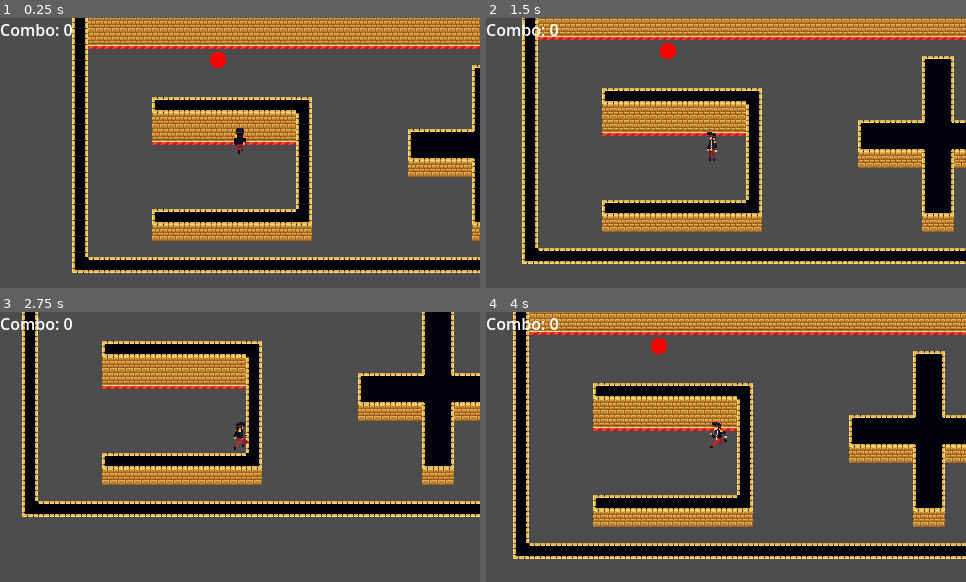
Above: before the commit, frames 1-4 (two rows, left to right).
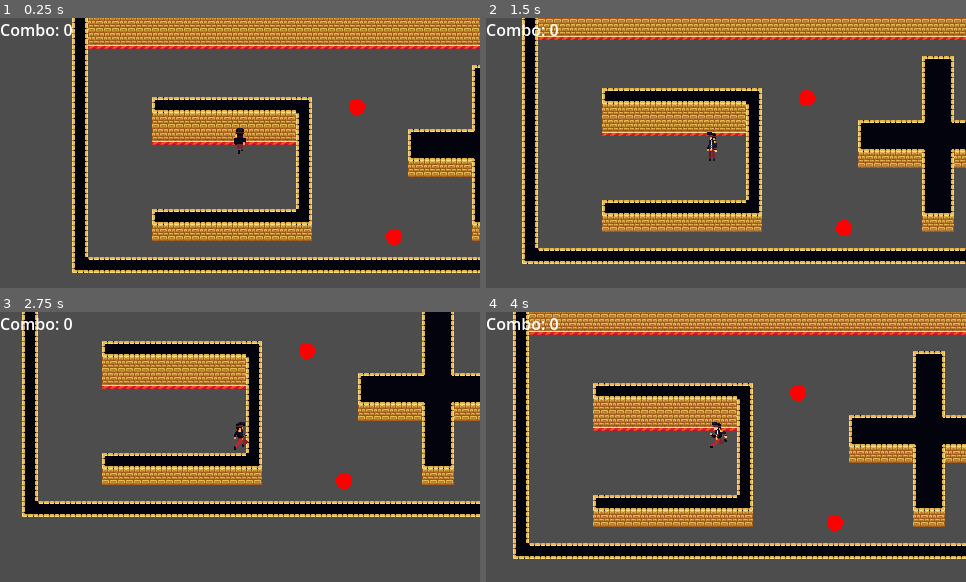
Above: after the commit, the same moments.

Repository: Kapcpa/gmtk-gamejam-2026
Game: Godot game, scene res://scenes/level0.tscn
Two runs of this game, one before a commit and one after it. Both use one fixed random seed, a clock stepped at 60 frames per second and the inputs below.
Inputs (mouse positions are in pixels of both pictures, inside the frame that each line leads up to):
- Up to frame 1 (0.25 s): no input
- Up to frame 2 (1.5 s): tap Enter at 0.5 s; move the mouse to (831, 139) at 0.52 s; hold D (right) 0.53-1.28 s; click (831, 139) at 0.6 s; move the mouse to (630, 166) at 1.27 s; hold S (down) from 1.28 s (still down); click (630, 166) at 1.35 s
- Up to frame 3 (2.75 s): move the mouse to (288, 387) at 2.02 s; release S (down) at 2.03 s; hold D (right) from 2.03 s (still down); tap Space (dash) at 2.1 s; click (288, 387) at 2.3 s
- Up to frame 4 (4 s): move the mouse to (702, 501) at 2.77 s; release D (right) at 2.78 s; hold W (up) 2.78-3.53 s; right-click (702, 501) at 2.85 s; click (702, 501) at 3.05 s; move the mouse to (870, 487) at 3.52 s; hold A (left) from 3.53 s (still down); click (870, 487) at 3.6 s

The runs differ from the first frame. In frame 1, 0.5% of the frame differs, in the area x 43-84%, y 12-85%; in frame 2, 0.5%; in frame 3, 0.3%; in frame 4, 0.5%.

Commit message:
ranged enemy

Diff:
--- a/project.godot
+++ b/project.godot
@@ -74,6 +74,7 @@
 2d_physics/layer_1="world"
 2d_physics/layer_2="player"
 2d_physics/layer_3="enemies"
+2d_physics/layer_4="bullets"
 
 [physics]
 
--- /dev/null
+++ b/scenes/bullet.tscn
@@ -0,0 +1,21 @@
+[gd_scene format=3 uid="uid://cgjujcy13oenf"]
+
+[ext_resource type="Texture2D" uid="uid://by4dbcayo4jmq" path="res://sprites/player.png" id="1_mkf8s"]
+[ext_resource type="Script" uid="uid://bhyip2mu3u7bk" path="res://scripts/bullet.gd" id="1_y25gk"]
+
+[sub_resource type="CapsuleShape2D" id="CapsuleShape2D_o2nk3"]
+
+[node name="bullet" type="CharacterBody2D" unique_id=1534914301]
+scale = Vector2(0.4, 0.7)
+collision_layer = 8
+motion_mode = 1
+script = ExtResource("1_y25gk")
+
+[node name="CollisionShape2D" type="CollisionShape2D" parent="." unique_id=1092049309]
+scale = Vector2(0.4, 0.7)
+shape = SubResource("CapsuleShape2D_o2nk3")
+
+[node name="BulletSprite" type="Sprite2D" parent="." unique_id=1664982792]
+position = Vector2(0, -5.9604645e-08)
+scale = Vector2(0.4, 0.7)
+texture = ExtResource("1_mkf8s")
--- a/scenes/level0.tscn
+++ b/scenes/level0.tscn
@@ -4,8 +4,9 @@
 [ext_resource type="Texture2D" uid="uid://bqfdadld60cny" path="res://sprites/wall.png" id="2_0wfyh"]
 [ext_resource type="PackedScene" uid="uid://lvmqbw3p5co7" path="res://scenes/hud.tscn" id="2_jyhfs"]
 [ext_resource type="Texture2D" uid="uid://f23jh6db40kg" path="res://sprites/placeholder_tileset.png" id="3_gklfi"]
-[ext_resource type="PackedScene" uid="uid://c6gfg2ooue5n4" path="res://scenes/enemy.tscn" id="3_sugp2"]
+[ext_resource type="PackedScene" uid="uid://c6gfg2ooue5n4" path="res://scenes/melee_enemy.tscn" id="3_sugp2"]
 [ext_resource type="PackedScene" uid="uid://c4km4sremwige" path="res://scenes/transition_zone.tscn" id="5_x1x1l"]
+[ext_resource type="PackedScene" uid="uid://c0osy2d103goy" path="res://scenes/ranged_enemy.tscn" id="7_cm1v6"]
 
 [sub_resource type="TileSetAtlasSource" id="TileSetAtlasSource_cm1v6"]
 texture = ExtResource("3_gklfi")
@@ -80,10 +81,12 @@
 tile_map_data = PackedByteArray("AAD+/wMAAAADAAAAAAD//wMAAAADAAAAAAAAAAMAAAADAAAAAAABAAMAAAADAAAAAAACAAMAAAADAAAAAAADAA …(4208 unchanged characters)…
 tile_set = SubResource("TileSet_87140")
 
-[node name="enemy" parent="." unique_id=617679549 instance=ExtResource("3_sugp2")]
-position = Vector2(-30, -101)
-health = 3.0
-
 [node name="transition_zone" parent="." unique_id=1123111444 instance=ExtResource("5_x1x1l")]
 position = Vector2(352, -117)
 next_scene_path = "uid://cxq6mmq7yxdbb"
+
+[node name="MeleeEnemy" parent="." unique_id=617679549 instance=ExtResource("3_sugp2")]
+position = Vector2(109, -54)
+
+[node name="RangedEnemy" parent="." unique_id=1636672903 instance=ExtResource("7_cm1v6")]
+position = Vector2(146, 76)
--- a/scenes/enemy.tscn
+++ b/scenes/melee_enemy.tscn
@@ -2,20 +2,23 @@
 
 [ext_resource type="Texture2D" uid="uid://by4dbcayo4jmq" path="res://sprites/player.png" id="1_7p1mj"]
 [ext_resource type="Script" uid="uid://comxecvd7knf8" path="res://scripts/enemy.gd" id="1_md0e3"]
+[ext_resource type="Script" uid="uid://cam1mjnw0c6wa" path="res://scripts/melee_attack.gd" id="3_vaj5w"]
 
 [sub_resource type="CircleShape2D" id="CircleShape2D_87140"]
 radius = 6.0827627
 
+[sub_resource type="CircleShape2D" id="CircleShape2D_3o11d"]
+radius = 25.0
+
 [sub_resource type="CircleShape2D" id="CircleShape2D_oamls"]
 radius = 8.0
 
-[sub_resource type="CircleShape2D" id="CircleShape2D_3o11d"]
-radius = 25.0
-
-[node name="enemy" type="CharacterBody2D" unique_id=617679549 groups=["enemies"]]
+[node name="MeleeEnemy" type="CharacterBody2D" unique_id=617679549 node_paths=PackedStringArray("attack") groups=["enemies"]]
 collision_layer = 4
 motion_mode = 1
 script = ExtResource("1_md0e3")
+health = 3.0
+attack = NodePath("hurtbox")
 
 [node name="CollisionShape2D" type="CollisionShape2D" parent="." unique_id=1968985931]
 shape = SubResource("CircleShape2D_87140")
@@ -24,16 +27,17 @@
 modulate = Color(1, 0, 0, 1)
 texture = ExtResource("1_7p1mj")
 
-[node name="hurtbox" type="Area2D" parent="." unique_id=1383664206]
-collision_layer = 0
-collision_mask = 2
-
-[node name="CollisionShape2D" type="CollisionShape2D" parent="hurtbox" unique_id=1406469227]
-shape = SubResource("CircleShape2D_oamls")
-
 [node name="trigger" type="Area2D" parent="." unique_id=1453928519]
 collision_layer = 0
 collision_mask = 2
 
 [node name="CollisionShape2D" type="CollisionShape2D" parent="trigger" unique_id=1049161710]
 shape = SubResource("CircleShape2D_3o11d")
+
+[node name="hurtbox" type="Area2D" parent="." unique_id=1383664206]
+collision_layer = 0
+collision_mask = 2
+script = ExtResource("3_vaj5w")
+
+[node name="CollisionShape2D" type="CollisionShape2D" parent="hurtbox" unique_id=1406469227]
+shape = SubResource("CircleShape2D_oamls")
--- /dev/null
+++ b/scenes/ranged_enemy.tscn
@@ -0,0 +1,37 @@
+[gd_scene format=3 uid="uid://c0osy2d103goy"]
+
+[ext_resource type="Script" uid="uid://comxecvd7knf8" path="res://scripts/enemy.gd" id="1_rs3ab"]
+[ext_resource type="Texture2D" uid="uid://by4dbcayo4jmq" path="res://sprites/player.png" id="2_32iyl"]
+[ext_resource type="Script" uid="uid://degejo0hndkxy" path="res://scripts/ranged_attack.gd" id="3_32iyl"]
+[ext_resource type="PackedScene" uid="uid://cgjujcy13oenf" path="res://scenes/bullet.tscn" id="4_ptmmb"]
+
+[sub_resource type="CircleShape2D" id="CircleShape2D_87140"]
+radius = 6.0827627
+
+[sub_resource type="CircleShape2D" id="CircleShape2D_3o11d"]
+radius = 144.03125
+
+[node name="RangedEnemy" type="CharacterBody2D" unique_id=617679549 node_paths=PackedStringArray("attack") groups=["enemies"]]
+collision_layer = 4
+motion_mode = 1
+script = ExtResource("1_rs3ab")
+health = 3.0
+attack = NodePath("RangedAttack")
+
+[node name="CollisionShape2D" type="CollisionShape2D" parent="." unique_id=1968985931]
+shape = SubResource("CircleShape2D_87140")
+
+[node name="Sprite2D" type="Sprite2D" parent="." unique_id=1011928293]
+modulate = Color(1, 0, 0, 1)
+texture = ExtResource("2_32iyl")
+
+[node name="trigger" type="Area2D" parent="." unique_id=1453928519]
+collision_layer = 0
+collision_mask = 2
+
+[node name="CollisionShape2D" type="CollisionShape2D" parent="trigger" unique_id=1049161710]
+shape = SubResource("CircleShape2D_3o11d")
+
+[node name="RangedAttack" type="Node2D" parent="." unique_id=809362083]
+script = ExtResource("3_32iyl")
+bullet_scene = ExtResource("4_ptmmb")
--- /dev/null
+++ b/scripts/bullet.gd
@@ -0,0 +1,12 @@
+extends CharacterBody2D
+
+const SPEED = 500
+
+func _ready() -> void:
+	velocity = Vector2(0, -SPEED).rotated(rotation)
+
+# Called every frame. 'delta' is the elapsed time since the previous frame.
+func _physics_process(delta: float) -> void:
+	if get_slide_collision_count() > 0:
+		queue_free()
+	move_and_slide()
--- a/scripts/enemy.gd
+++ b/scripts/enemy.gd
@@ -12,17 +12,17 @@
 
 @onready var player: PlayerCharacter = %player
 @onready var tilemap: TileMapLayer = %tilemap
-
-@onready var hurtbox: Area2D = $hurtbox
 @onready var attack_trigger: Area2D = $trigger
 
 const SPEED = 100.0
 const ATTACK_SPEED = 200.0
 const ATTACK_FRICTION = 1200
-const ATTACK_FORCE = 300
 
 @export var health: float
-@export var vision: int = 8
+@export var vision: int = 20
+@export var attack: Node
+
+var validate_raycast: RayCast2D = RayCast2D.new()
 
 var knockback: Vector2 = Vector2.ZERO
 var attack_timer: float = 0.0
@@ -35,8 +35,10 @@
 
 func _ready() -> void:
 	GameManager.register_enemy(self)
+	setup_grid()
 
-	setup_grid()
+	validate_raycast.collision_mask = 1
+	add_child(validate_raycast)
 
 func setup_grid() -> void:
 	pathfinding_grid = AStarGrid2D.new()
@@ -73,12 +75,12 @@
 	move_and_slide()
 
 func _state_idle(_delta: float) -> void:
+	velocity = Vector2.ZERO
+
 	attack_cooldown -= _delta
-	if player in attack_trigger.get_overlapping_bodies() and attack_cooldown <= 0.0:
+	if attack_cooldown <= 0.0 and _can_attack():
 		_start_attacking()
 		return
-
-	velocity = Vector2.ZERO
 
 	var start_cell = tilemap.local_to_map(global_position)
 	var target_cell = tilemap.local_to_map(player.global_position)
@@ -91,7 +93,7 @@
 
 func _state_running(_delta: float) -> void:
 	attack_cooldown -= _delta
-	if player in attack_trigger.get_overlapping_bodies() and attack_cooldown <= 0.0:
+	if attack_cooldown <= 0.0 and _can_attack():
 		_start_attacking()
 		return
 
@@ -109,6 +111,18 @@
 
 	velocity = direction * SPEED
 
+func _can_attack() -> bool:
+	if player in attack_trigger.get_overlapping_bodies():
+		validate_raycast.target_position = player.position - position
+		validate_raycast.force_raycast_update()
+
+		if validate_raycast.is_colliding():
+			return false
+
+		return true
+
+	return false
+
 func _start_attacking() -> void:
 	attack_timer = 0.25
 	attack_cooldown = 0.5
@@ -121,13 +135,12 @@
 func _state_attacking(_delta: float) -> void:
 	velocity = velocity.move_toward(Vector2.ZERO, ATTACK_FRICTION * _delta)
 
-	if player in hurtbox.get_overlapping_bodies():
-		var direction = global_position.direction_to(player.global_position)
-		player.take_damage(direction * ATTACK_FORCE)
+	attack.attack(player)
 
 	attack_timer -= _delta
 	attack_cooldown -= _delta
 	if attack_timer <= 0.0:
+		attack.reset()
 		_change_state(State.IDLE)
 
 func _state_hit(_delta: float) -> void:
--- a/scripts/game_manager.gd
+++ b/scripts/game_manager.gd
@@ -16,6 +16,7 @@
 		combo_time_left -= delta
 		if combo_time_left <= 0.0:
 			reset_combo()
+
 
 func register_hit() -> void:
 	combo_count += 1
--- /dev/null
+++ b/scripts/melee_attack.gd
@@ -0,0 +1,12 @@
+extends Area2D
+
+const ATTACK_FORCE = 300
+
+func attack(player: PlayerCharacter):
+	if player in get_overlapping_bodies():
+		var direction = global_position.direction_to(player.global_position)
+		player.take_damage(direction * ATTACK_FORCE)
+
+
+func reset():
+	pass
--- a/scripts/player.gd
+++ b/scripts/player.gd
@@ -200,6 +200,10 @@
 			_change_state(State.GRAPPLED)
 
 func _state_grappled(_delta: float) -> void:
+	if not kunai_target:
+		_change_state(State.IDLE)
+		return
+
 	var direction = Input.get_vector("left", "right", "up", "down")
 
 	if direction:
--- /dev/null
+++ b/scripts/ranged_attack.gd
@@ -0,0 +1,24 @@
+extends Node2D
+
+@export var bullet_scene: PackedScene
+
+var bullet_shot = false
+
+const ATTACK_FORCE = 300
+
+func attack(player: PlayerCharacter):
+	if bullet_shot:
+		return
+
+	var direction = (player.global_position - global_position).normalized()
+	var angle = Vector2(0, -1).angle_to(direction)
+	var bullet = bullet_scene.instantiate()
+	bullet.rotation = angle
+	bullet.position = position
+	add_child(bullet)
+
+	bullet_shot = true
+
+
+func reset():
+	bullet_shot = false
Not shown, added: scripts/bullet.gd.uid
Not shown, added: scripts/melee_attack.gd.uid
Not shown, added: scripts/ranged_attack.gd.uid
